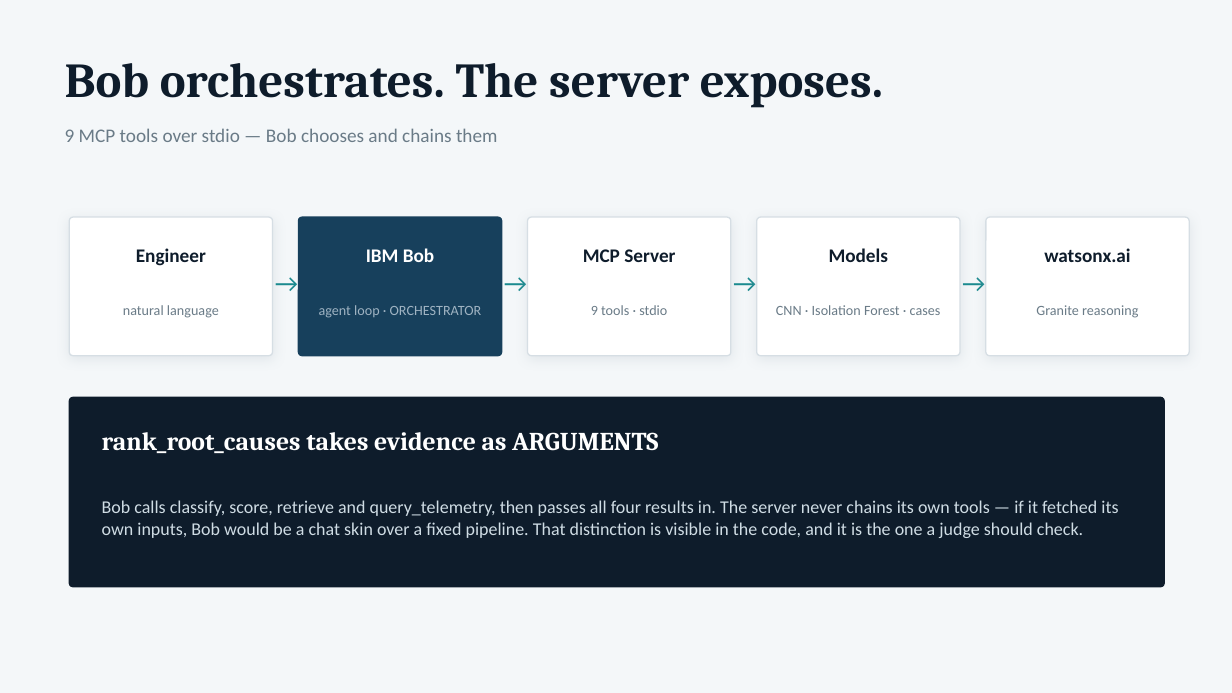
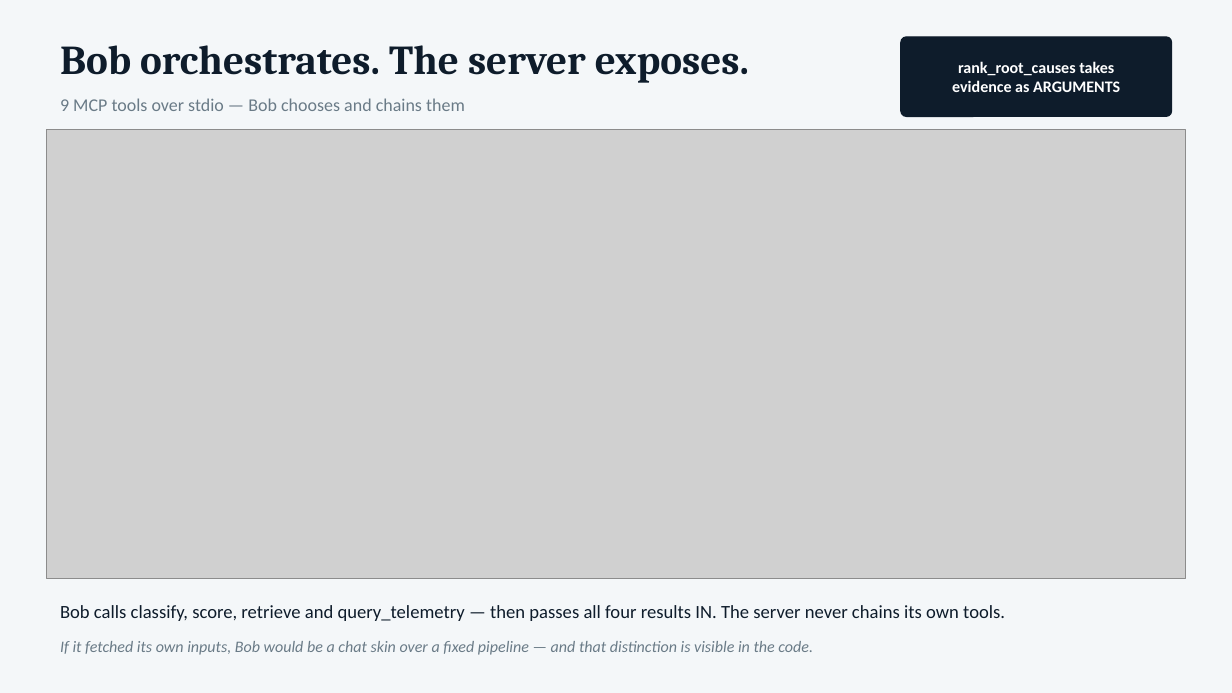
Before and after one commit to Parva-28/bob-ai-hackathon-DuckDuckGo, a slide deck: slide 6 of presentation/slides.pptx. Drawn at 1232x693 pixels with LibreOffice and Linux fonts; fonts in the diff are those of the drawing; grey boxes stand for pictures. Boxes give left, top, right and bottom in pixels: in the first picture for what was removed or moved away, otherwise in the second. Text is boxed around its words. In the diff, an @@ line names an element or a change of style, - is before the commit and + after.

```diff
--- a/presentation/slides.pptx
+++ b/presentation/slides.pptx
@@ text "Bob orchestrates. The server exposes.": place and size @@
-text "Bob orchestrates. The server exposes." at (65,63,883,107)
+text "Bob orchestrates. The server exposes." at (60,45,749,83)
@@ text "Bob orchestrates. The server exposes." at (60,45,749,83): size 38 to 32 pt @@
@@ rounded rectangle: place and size @@
-rounded rectangle at (69,217,273,356)
+rounded rectangle at (901,37,1172,116)
@@ rounded rectangle at (901,37,1172,116): fill #FFFFFF to #0E1C2B; outline #D6DEE4 1 pt to #0E1C2B 1 pt; shadow off; proportions changed @@
@@ text "9 MCP tools over stdio ...": place and size @@
-text "9 MCP tools over stdio ..." at (65,128,497,142)
+text "9 MCP tools over stdio ..." at (60,98,465,111)
@@ text "9 MCP tools over stdio ..." at (60,98,465,111): size 15 to 14 pt @@
@@ text at (952,61,1120,92): text changed; size 20 to 12.5 pt; font Cambria to Calibri @@
-rank_root_causes takes evidence as ARGUMENTS
+rank_root_causes takes
+evidence as ARGUMENTS
@@ picture added at (46,129,1186,579) @@
@@ rounded rectangle removed at (299,217,502,356) @@
@@ rounded rectangle removed at (528,217,731,356) @@
@@ rounded rectangle removed at (757,217,960,356) @@
@@ rounded rectangle removed at (986,217,1189,356) @@
@@ text removed at (136,248,206,266) @@
-Engineer
@@ text removed at (273,259,300,305) @@
-→
@@ text removed at (366,248,434,262) @@
-IBM Bob
@@ text removed at (502,259,530,305) @@
-→
@@ text removed at (583,249,675,262) @@
-MCP Server
@@ text removed at (731,259,759,305) @@
-→
@@ text removed at (829,248,889,262) @@
-Models
@@ text removed at (960,259,988,305) @@
-→
@@ text removed at (1044,248,1130,262) @@
-watsonx.ai
@@ text removed at (123,305,219,318) @@
-natural language
@@ text removed at (319,305,482,318) @@
-agent loop · ORCHESTRATOR
@@ text removed at (591,305,667,315) @@
-9 tools · stdio
@@ text removed at (776,305,941,315) @@
-CNN · Isolation Forest · cases
@@ text removed at (1036,305,1138,318) @@
-Granite reasoning
@@ rounded rectangle removed at (69,397,1165,587) @@
@@ text at (60,605,1005,621): text changed; size 14 to 14.5 pt; text colour #CFDCE4 to #0E1C2B @@
-Bob calls classify, score, retrieve and query_telemetry, then passes all four results in. The server never chains its own tools — if it fetched its own inputs, Bob would be a chat skin over a fixed pipeline. That distinction is visible in the code, and it is the one a judge should check.
+Bob calls classify, score, retrieve and query_telemetry — then passes all four results IN. The server never chains its own tools.
@@ text added at (60,641,813,655), 12.5 pt, text #6A7B87, italic @@
+If it fetched its own inputs, Bob would be a chat skin over a fixed pipeline — and that distinction is visible in the code.
```
Also in this commit, not shown: 4 other files.
